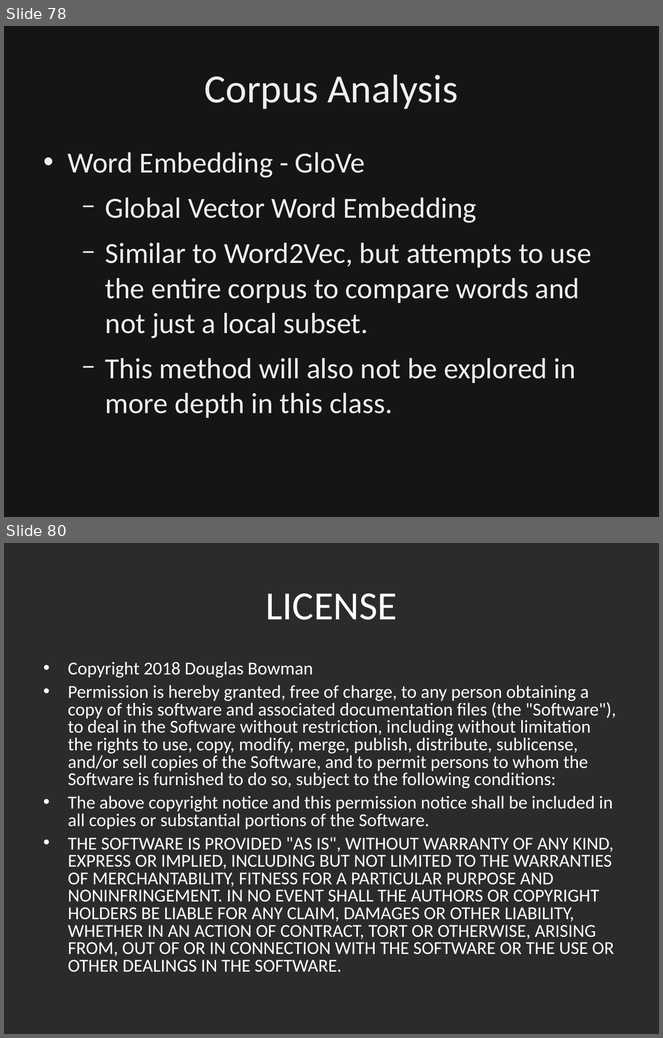
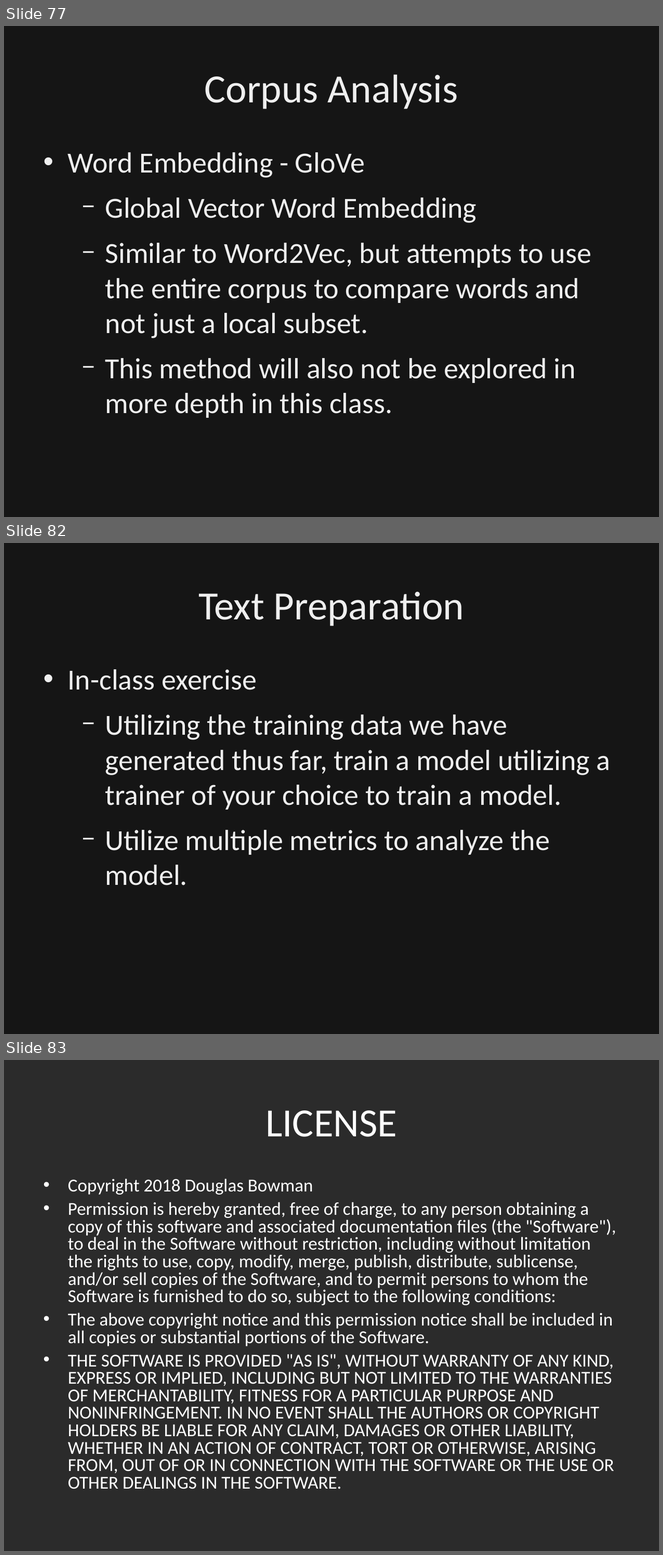
Before and after one commit to dbowmans46/PracticalProgramming, a slide deck: Session 7 - Python/Instructional Material/Session 7 - Python Brief Intro to NLP.odp. Shown one above the other, each under a label of ours: slides 78 and 80 before the commit, slides 77, 82 and 83 after it; the slides between them are not shown. The pictures are 663x1038 and 663x1555 pixels, drawn with LibreOffice and Linux fonts; fonts in the diff are those of the drawing; background and template pictures are left out; a plain dark background stands for a picture behind light text. Boxes give left, top, right and bottom in pixels: in the first picture for what was removed or moved away, otherwise in the second. Text is boxed around its words. In the diff, an @@ line names an element or a change of style, - is before the commit and + after.

Commit message:
Added slides and code to show how to utilize the TF-IDF data to train a machine learning model.

```diff
--- a/Session 7 - Python/Instructional Material/Session 7 - Python Brief Intro to NLP.odp
+++ b/Session 7 - Python/Instructional Material/Session 7 - Python Brief Intro to NLP.odp
@@ slide 82 added at (4, 543, 659, 1034), background picture (left out) @@
@@ rectangle added at (4, 543, 659, 1034), fill #000000 at 50% opacity, outline #000000 0 pt @@
@@ title added at (198, 591, 465, 626), 44 pt, text #EFEFEF @@
+Text Preparation
@@ text added at (68, 669, 611, 886), 32 pt, text #EFEFEF @@
+• In-class exercise
+  − Utilizing the training data we have generated thus far, train a model utilizing a trainer of your choice to train a model.
+  − Utilize multiple metrics to analyze the model.
@@ what was slide 78 is now slide 77 @@
@@ what was slide 80 is now slide 83 @@
```
Also in this commit, not shown: 4 other slides added, 2 slides removed, 1 other file.
